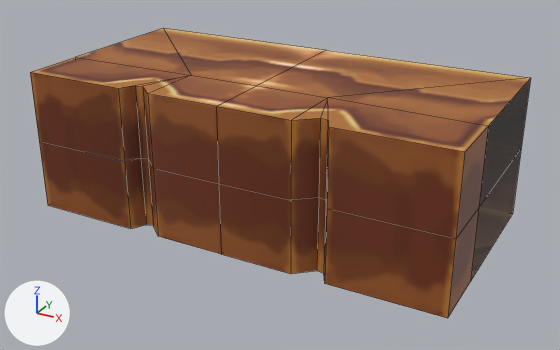
The FBX model Assets/Models/Level/wall_01/wall_01.fbx as it was, and as the next commit left it.
The view is the same before and after, from a 50 mm lens placed at (0.0094, -0.0515, 0.0198), pointed at (-0.0144, -0.0081, -0.0019). Lighting does not change. The marker at lower left points along +X, +Y and +Z. Mesh edges are drawn as thin lines. Where no turn or scale is listed for an object, it has been applied to the vertices.

The scene before the commit, as lines of its bpy script (objects in view):
```python
mat_lambert21 = principled_material('lambert21')
mat_lambert21.texture = img_wall_03_tga  # with its transparency
me_mesh = bpy.data.meshes.new('Mesh')
me_mesh.from_pydata(...)  # 54 vertices, 56 faces; spans x -0.03..0.0, y -0.015..0.0, z -0.005..0.005
me_mesh.materials.append(mat_lambert21)  # picture img_wall_03_tga
ob_wall_01 = bpy.data.objects.new('wall_01', me_mesh)
ob_wall_01.location = (0.0, 0.0, 0.0)
```
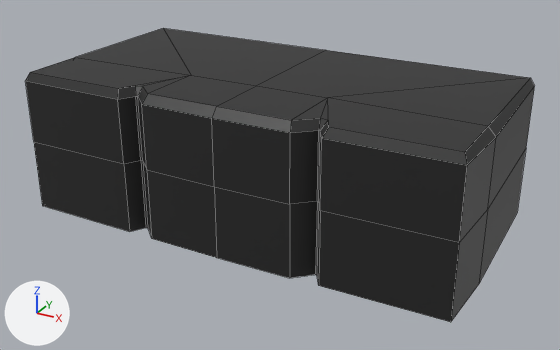
Location of each change, [x1, y1, x2, y2] in pixels of the pictures (560 x 350 px; the box of a moved part takes in the faces that stretch with it):
'wall_01', surface changed, reshaped (brown to grey): before [30, 28, 531, 318]; after [26, 28, 534, 322]
part 1 of me_mesh, moved or reshaped: before [39, 141, 479, 318]; after [26, 81, 526, 322]
part 2 of me_mesh, surface changed (brown to grey): before [30, 28, 531, 282]; after [26, 28, 534, 208]

The change in detail:
Material 'lambert21' (mat_lambert21) changes its picture from img_wall_03_tga to img_wall_03_tga.
me_mesh is used by ob_wall_01; location (0.0, 0.0, 0.0).
me_mesh had 54 vertices, 56 faces and spanned x -0.03..0.0, y -0.015..0.0, z -0.005..0.005.
me_mesh now has 67 vertices, 60 faces and spans x -0.0305..0.0005, y -0.0155..0.0005, z -0.005..0.005.
Part 1, on me_mesh:
6 vertices are removed from x -0.0218..0.0, y -0.015..-0.0102, z -0.005.
20 faces are deleted.
29 vertices move from x -0.03..0.0, y -0.015..0.0, z -0.005..0.0 to x -0.0305..0.0005, y -0.0155..0.0005, z -0.005..0.0044.
7 vertices are added at x -0.0303..0.0003, y -0.0152..-0.0143, z -0.005..0.0.
12 new vertices lie (0.0, 0.0, -0.005) away from vertices in x -0.03..0.0, y -0.015..0.0, z -0.005.
24 new faces join them.
me_mesh part 2: 36 kept faces spanning x -0.0305..0.0005, y -0.0155..0.0005, z 0.0..0.005 get new texture (UV) coordinates.
